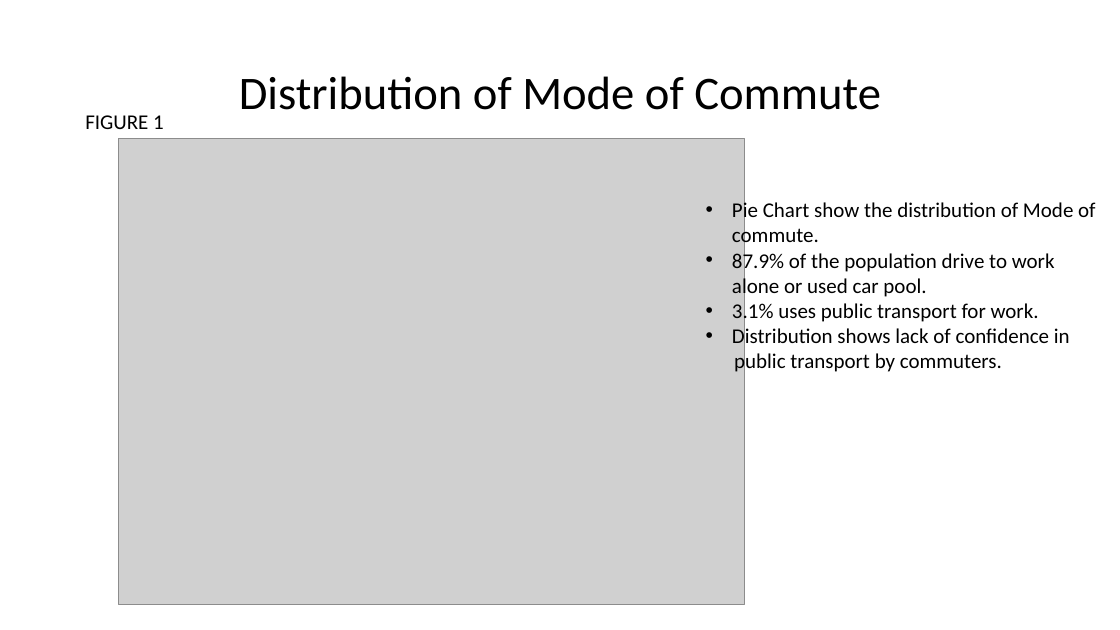
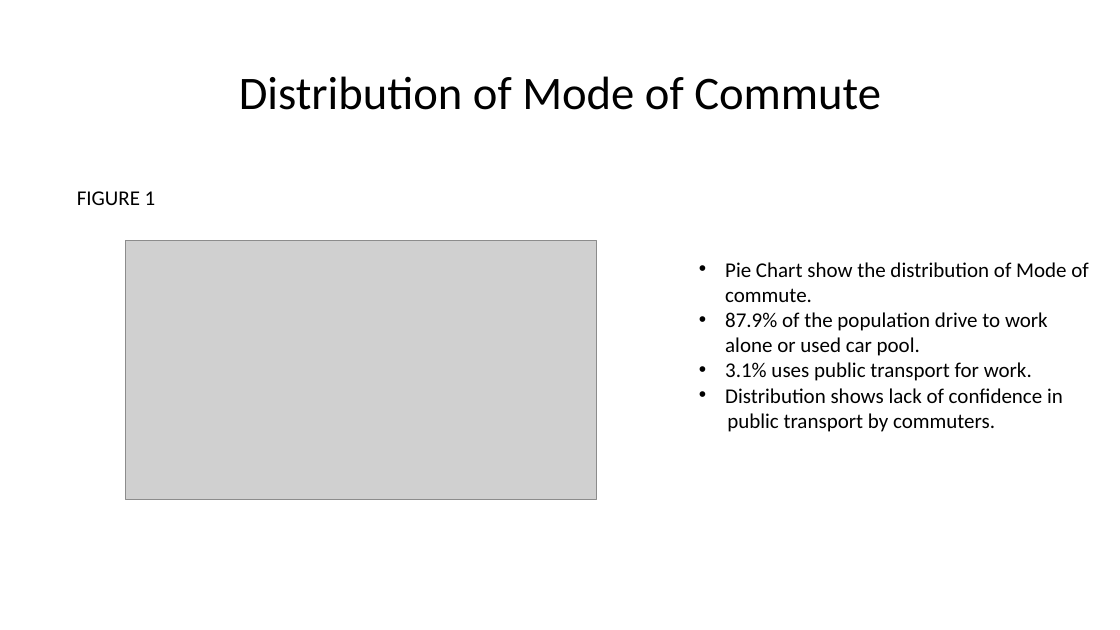
Before and after one commit to rajeshnair1984/Project_Obesity, a slide deck: slide 8 of O3_presentation.pptx. Drawn at 1120x630 pixels with LibreOffice and Linux fonts; fonts in the diff are those of the drawing; grey boxes stand for pictures. Boxes give left, top, right and bottom in pixels: in the first picture for what was removed or moved away, otherwise in the second. Text is boxed around its words. In the diff, an @@ line names an element or a change of style, - is before the commit and + after.

```diff
--- a/O3_presentation.pptx
+++ b/O3_presentation.pptx
@@ picture removed at (118, 139, 744, 605) @@
@@ text "FIGURE 1": place and size @@
-text "FIGURE 1" at (85, 115, 164, 129)
+text "FIGURE 1" at (77, 191, 156, 205)
@@ picture added at (125, 240, 597, 499) @@
@@ text "Pie Chart show the distribution ..." rewrapped from (732, 200, 1095, 375) to (725, 262, 1088, 432) @@
```
Also in this commit, not shown: 1 other slide changed, 4 other files.
